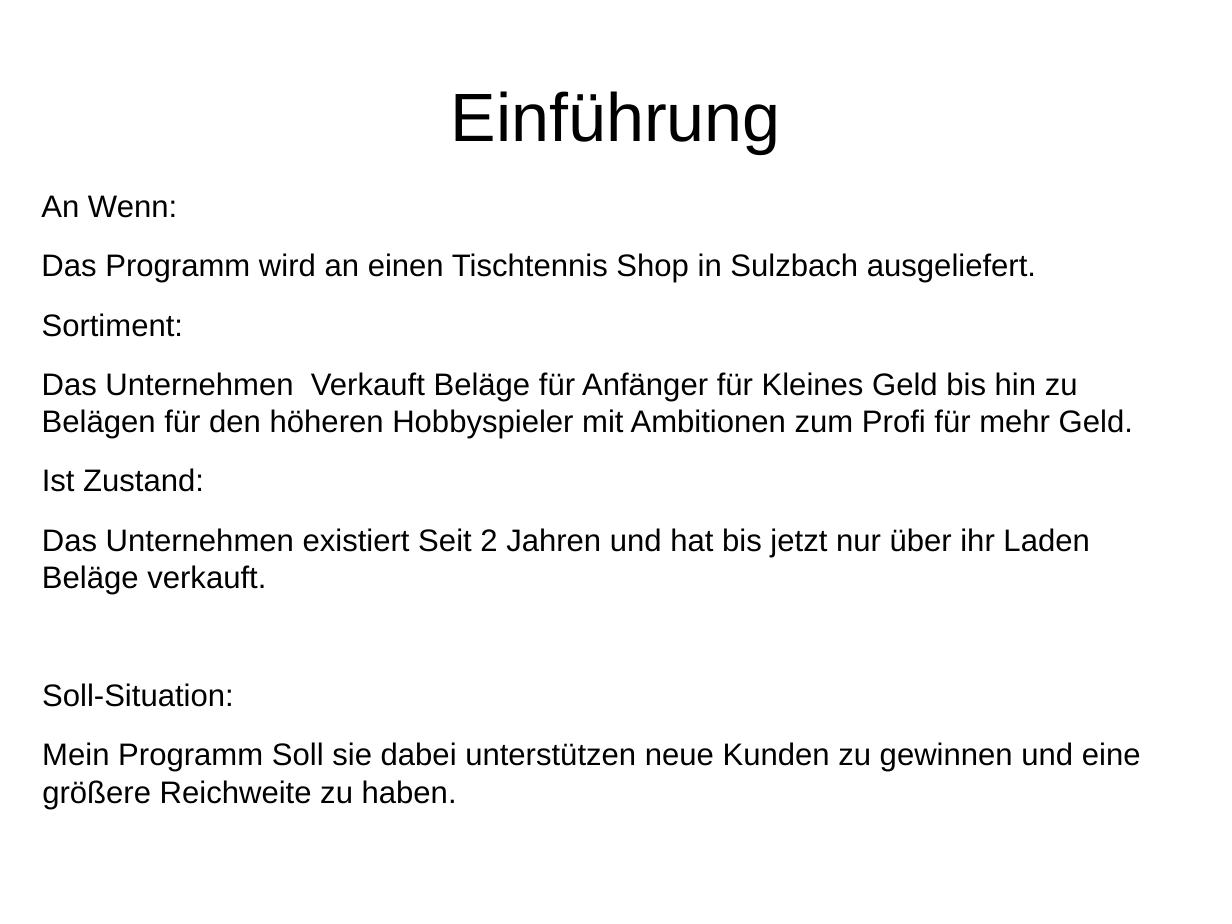
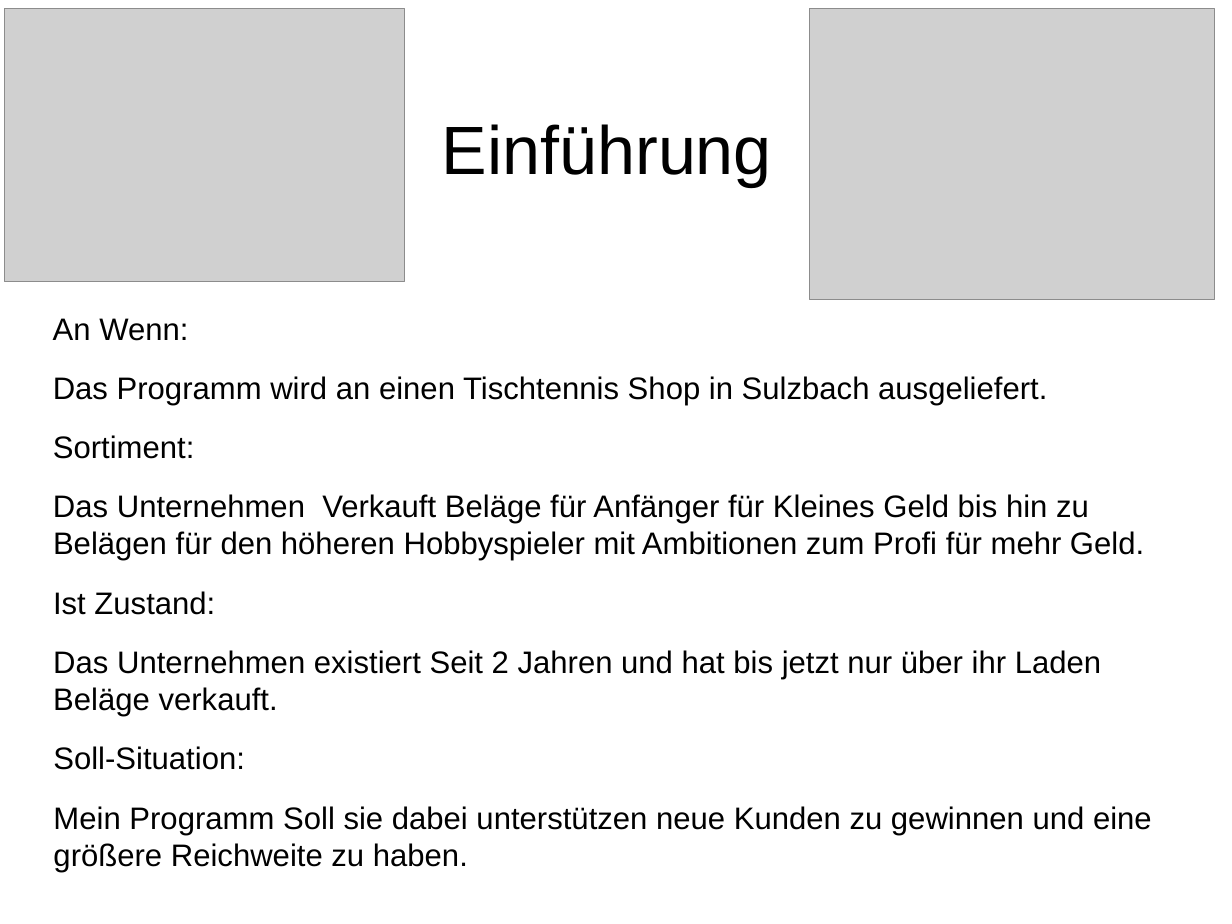
Before and after one commit to MichaelMuehlbach/Hausarbeit-Michael-M-hlbach, a slide deck: slide 2 of Präsentation Hausarbeit.odp. Drawn at 1232x924 pixels with LibreOffice and Linux fonts; fonts in the diff are those of the drawing; grey boxes stand for pictures. Boxes give left, top, right and bottom in pixels: in the first picture for what was removed or moved away, otherwise in the second. Text is boxed around its words. In the diff, an @@ line names an element or a change of style, - is before the commit and + after.

```diff
--- a/Präsentation Hausarbeit.odp
+++ b/Präsentation Hausarbeit.odp
@@ picture added at <box>4,8,405,281</box> @@
@@ picture added at <box>809,9,1214,300</box> @@
@@ title "Einführung": place and size @@
-title "Einführung" at <box>451,91,781,153</box>
+title "Einführung" at <box>442,124,772,187</box>
@@ text "An Wenn:" rewrapped from <box>41,195,1141,809</box> to <box>53,318,1152,872</box> @@
```
Also in this commit, not shown: 1 other slide changed, 8 slides added, 10 other files.
